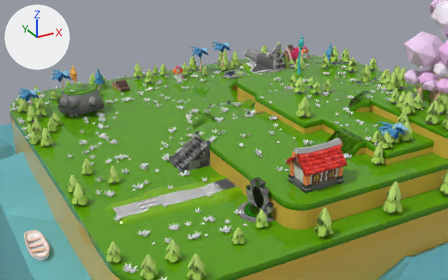
Two versions of the glTF model dist/assets/LandMass.glb, one commit apart.
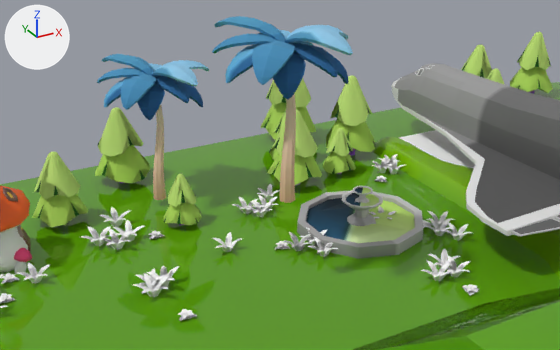
Each version is shown from a 50 mm camera at (-73.6, -118.6, 57.0) aimed at (5.5, 25.2, -14.9), then close up from a 50 mm camera at (-4.9, 7.9, 17.8) aimed at (9.0, 33.3, 5.1). Lighting does not change. The marker at upper left points along +X, +Y and +Z. The older version's two pictures come first. Objects named as collision shapes, trigger or cutter boxes, shadow casters or lower levels of detail are left out. Where no turn or scale is listed for an object, it has been applied to the vertices.

The first close-up shows 'Ground.001', 'LOD0', 'Ramp02.001', 'Tree.035', 'Tree.039', 'Tree.077', 'Tree.079', 'fountain', 'house_001', 'palm tree bent (2)', 'palm tree bent (3)', 'space shuttle' and 56 more.
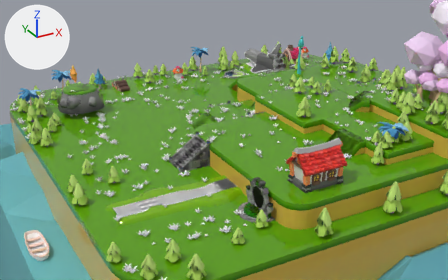
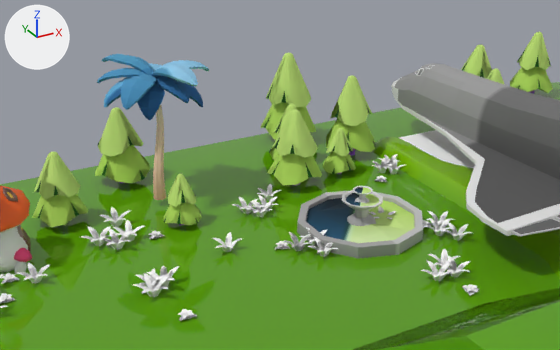
Pixel boxes [x1, y1, x2, y2] of what changed, in the close-ups (560 x 350 px):
'palm tree bent (3)', deleted (blue): before [212, 16, 353, 203]

The change in detail:
Object 'palm tree bent (3)' (ob_palm_tree_bent__3) is deleted.
